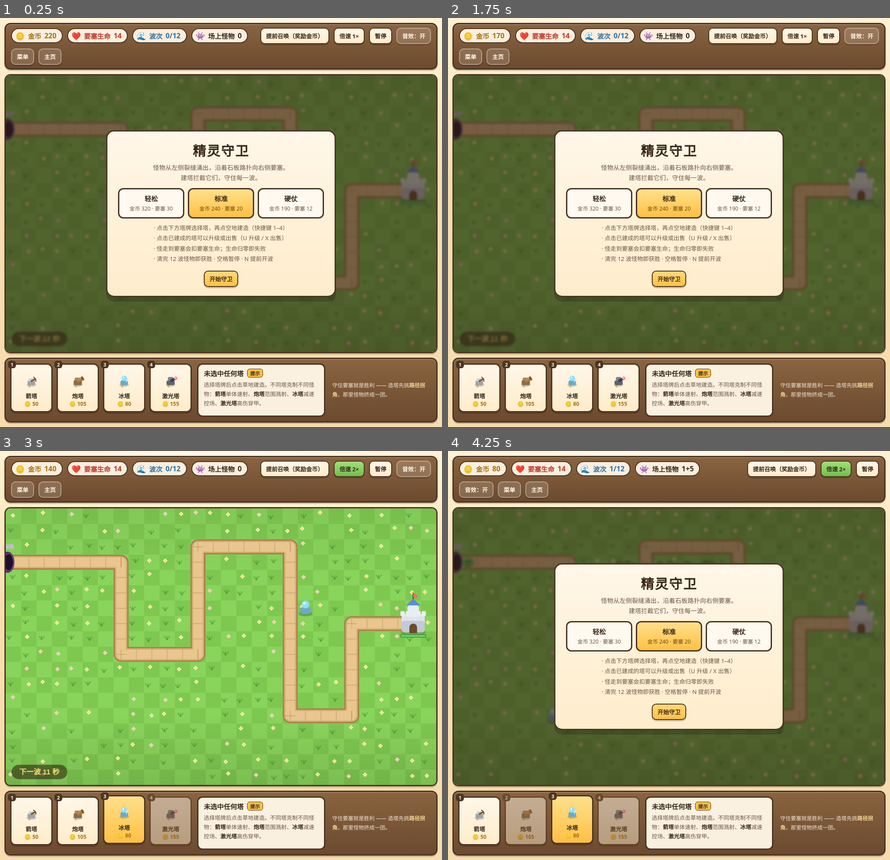
Above: before the commit, frames 1-4 (two rows, left to right).
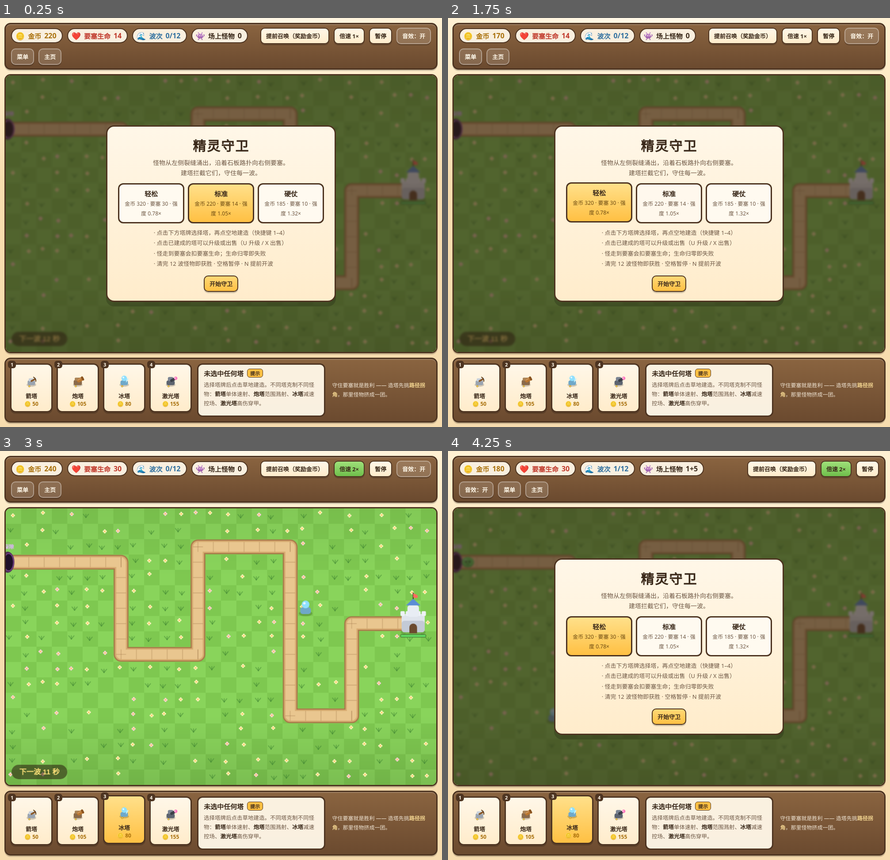
Above: after the commit, the same moments.

Repository: fss520/tower-defense
Game: browser game, page game.html
Same seed, same stepped clock (60 frames per second), same inputs: the game is played once before the commit and once after it.
Inputs (mouse positions are in pixels of both pictures, inside the frame that each line leads up to):
- Up to frame 1 (0.25 s): no input
- Up to frame 2 (1.75 s): click "开始守卫" at 0.27 s; click (669, 242) at 1.07 s; click "菜单" at 1.27 s; click (580, 185) at 1.67 s
- Up to frame 3 (3 s): click "开始守卫" at 1.77 s; click (123, 819) at 1.87 s; click (304, 606) at 2.27 s; click "倍速 1×" at 2.47 s; click (287, 700) at 2.87 s
- Up to frame 4 (4.25 s): click "提前召唤（奖励金币）" at 3.07 s; click (562, 716) at 3.47 s; click "菜单" at 3.67 s; click (669, 590) at 4.07 s

The runs differ from the first frame. In frame 1, 5.6% of the frame differs, in the area x 24-76%, y 26-70%; in frame 2, 7.1%; in frame 3, 1.1%; in frame 4, 9.9%, in the area x 10-76%, y 2-97%.

Commit message:
deploy: sync difficulty labels from DIFFS

Diff:
--- a/game.html
+++ b/game.html
@@ -176,10 +176,10 @@
       <div class="panel">
         <h1>精灵守卫</h1>
         <p>怪物从左侧裂缝涌出，沿着石板路扑向右侧要塞。<br>建塔拦截它们，守住每一波。</p>
-        <div class="diffrow">
-          <div class="diff" data-d="easy"><b>轻松</b><span>金币 320 · 要塞 30</span></div>
-          <div class="diff sel" data-d="normal"><b>标准</b><span>金币 240 · 要塞 20</span></div>
-          <div class="diff" data-d="hard"><b>硬仗</b><span>金币 190 · 要塞 12</span></div>
+        <div class="diffrow" id="diffrow">
+          <div class="diff" data-d="easy"><b>轻松</b><span></span></div>
+          <div class="diff sel" data-d="normal"><b>标准</b><span></span></div>
+          <div class="diff" data-d="hard"><b>硬仗</b><span></span></div>
         </div>
         <div class="rules">
           · 点击下方塔牌选择塔，再点空地建造（快捷键 1–4）<br>
@@ -1178,8 +1178,17 @@
 /* ---------- 启动 ---------- */
 newGame('normal');
 refreshCards();
+refreshDiffLabels();
 showOverlay('#ov-menu');
 requestAnimationFrame(frame);
+
+/** 难度卡片的数值从 DIFFS 生成，避免手写文案与实际数值脱节 */
+function refreshDiffLabels() {
+  document.querySelectorAll('.diff').forEach(el => {
+    const d = DIFFS[el.dataset.d];
+    if (d) el.querySelector('span').textContent = '金币 ' + d.gold + ' · 要塞 ' + d.lives + ' · 强度 ' + d.hp.toFixed(2) + '×';
+  });
+}
 
 /* =========================== 测试接口 =========================== */
 window.__td = {
